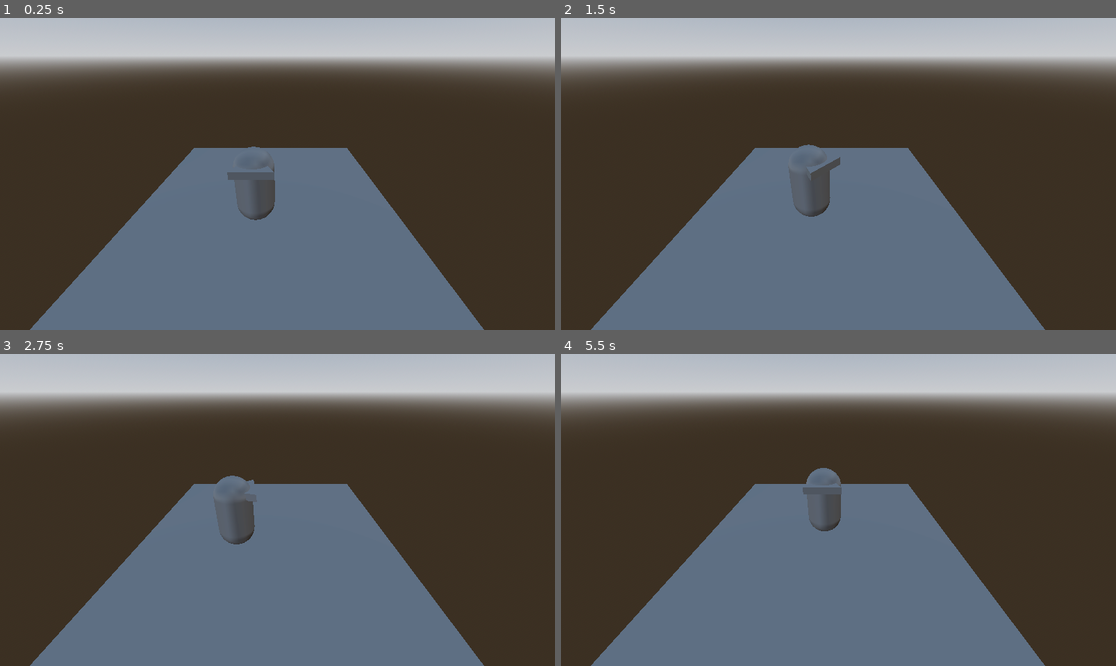
Above: before the commit, frames 1-4 (two rows, left to right).
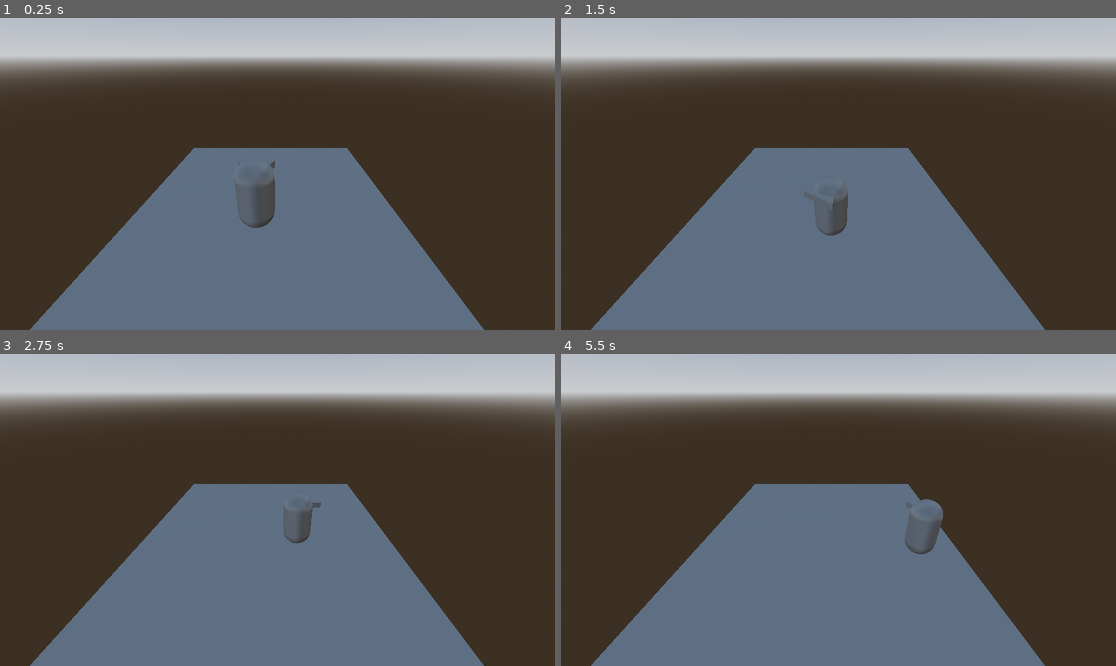
Above: after the commit, the same moments.

Repository: CSistRayan/2025t_project
Game: Godot game, scene res://Levels/debug/lvl_debug.tscn
Two runs of this game, one before a commit and one after it. Both use one fixed random seed, a clock stepped at 60 frames per second and the inputs below.
Inputs:
- Up to frame 1 (0.25 s): no input
- Up to frame 2 (1.5 s): hold D (in_right) 0.53-1.28 s; hold S (in_backward) from 1.28 s (still down)
- Up to frame 3 (2.75 s): release S (in_backward) at 2.03 s; hold D (in_right) from 2.03 s (still down)
- Up to frame 4 (5.5 s): tap Enter at 2.75 s; release D (in_right) at 2.78 s; hold W (in_forward) 2.78-3.53 s; hold A (in_left) 3.53-5.03 s; hold S (in_backward) from 5.03 s (still down)

The runs differ from the first frame. In frame 1, 0.3% of the frame differs, in the area x 40-50%, y 41-68%; in frame 2, 1.2%; in frame 3, 1.3%; in frame 4, 1.5%, in the area x 43-69%, y 36-65%.

Commit message:
MOVEMENT WORKSS!!!!

Diff:
--- a/re/Levels/debug/lvl_debug.tscn
+++ b/re/Levels/debug/lvl_debug.tscn
@@ -26,7 +26,7 @@
 size = Vector3(9.470764, 0.555542, 11.279755)
 
 [node name="PlayerPawn" parent="." instance=ExtResource("1_0r2qi")]
-transform = Transform3D(1, 0, 0, 0, 1, 0, 0, 0, 1, -0.56968236, 2.1557477, -0.16979694)
+transform = Transform3D(-1, 0, -8.742278e-08, 0, 1, 0, 8.742278e-08, 0, -1, -0.56968236, 2.1557477, -0.16979694)
 
 [node name="Camera3D" type="Camera3D" parent="."]
 transform = Transform3D(1, 0, 0, 0, 0.8645381, 0.50256735, 0, -0.50256735, 0.8645381, 0, 4.9902325, 4.1517143)
--- /dev/null
+++ b/re/Levels/map_school.tscn
@@ -0,0 +1,3 @@
+[gd_scene format=3 uid="uid://cdv70r1825ujh"]
+
+[node name="MapSchool" type="Node3D"]
--- /dev/null
+++ b/re/player/scripts/inventory.gd
@@ -0,0 +1,13 @@
+extends Node
+
+
+# Called when the node enters the scene tree for the first time.
+func _ready() -> void:
+	pass # Replace with function body.
+
+
+# Called every frame. 'delta' is the elapsed time since the previous frame.
+func _process(delta: float) -> void:
+	pass
+
+func
--- a/re/player/scripts/new_script.gd
+++ b/re/player/scripts/new_script.gd
@@ -22,9 +22,9 @@
 	if input_dir.y == 0:
 		velocity = self.global_transform.basis.z * 0
 	elif input_dir.y < 0:
-		velocity = self.global_transform.basis.z * 1
+		velocity = self.global_transform.basis.z * SPEED
 	elif input_dir.y > 0:
-		velocity = self.global_transform.basis.z * -1
+		velocity = self.global_transform.basis.z * -SPEED
 
 	print(input_dir.y)
 
--- a/re/player/scripts/player_MainScript.gd
+++ b/re/player/scripts/player_MainScript.gd
@@ -1,8 +1,9 @@
 extends CharacterBody3D
 
 
-const SPEED = 5.0
+const SPEED = 3.0
 const JUMP_VELOCITY = 4.5
+const turn_speed = 5
 
 
 func _physics_process(delta: float) -> void:
@@ -10,23 +11,16 @@
 	if not is_on_floor():
 		velocity += get_gravity() * delta
 
-	var input_dir := Input.get_vector("in_left", "in_right", "in_forward", "in_backward")
+	var movement_input = Input.get_axis("in_forward", "in_backward")
+	var direction_input = Input.get_axis("in_right", "in_left")
+	var controller_direction_input = Input.get_axis("in2_right", "in2_left")
 
-	# Apply rotation
-	if input_dir.x == 1:
-		rotate_y(0.02)
-	elif input_dir.x == -1:
-		rotate_y(-0.02)
+	# rotation
+	rotate_y(direction_input * turn_speed * delta)
+	rotate_y(controller_direction_input * turn_speed * delta)
 
-	# Apply movement
-	if input_dir.y == 0:
-		velocity = self.global_transform.basis.z * 0
-	elif input_dir.y < 0:
-		velocity = self.global_transform.basis.z * 1
-	elif input_dir.y > 0:
-		velocity = self.global_transform.basis.z * -1
+	var velocity_vector = -global_transform.basis.z * movement_input * SPEED
 
-	print(input_dir.y)
-
-
+	velocity.x = velocity_vector.x
+	velocity.z = velocity_vector.z
 	move_and_slide()
Not shown, added: re/player/scripts/inventory.gd.uid
